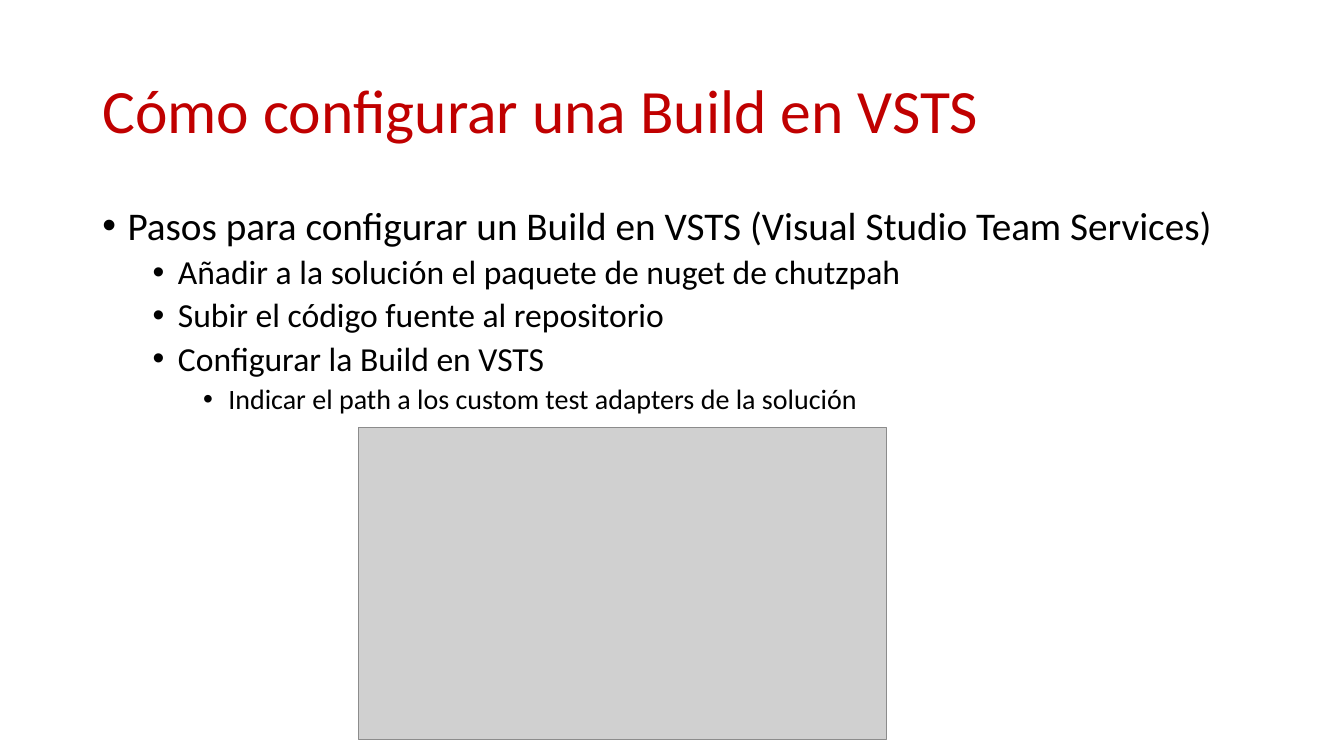
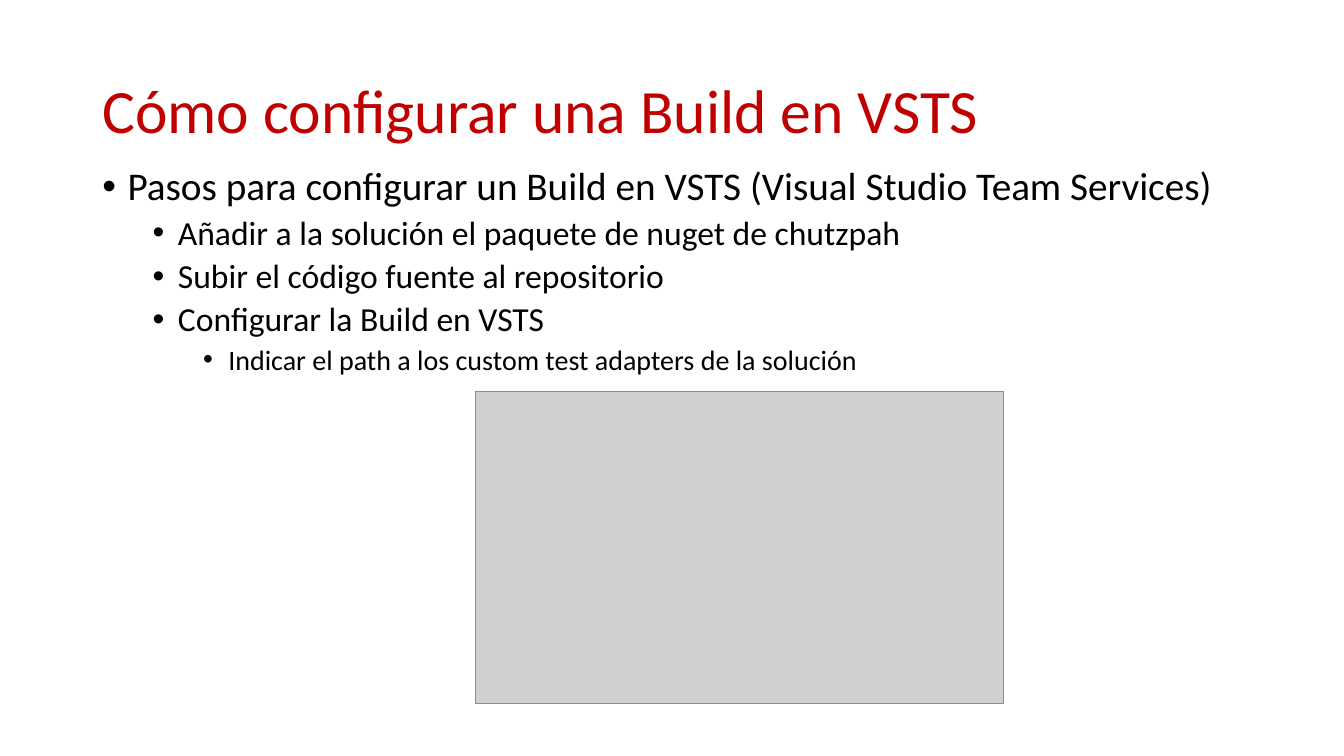
Before and after one commit to ericuss/TDD-Miercolex-Tokiota, a slide deck: slide 19 of Documentacion/jasmine.pptx (slide 15 before the commit). Drawn at 1344x756 pixels with LibreOffice and Linux fonts; fonts in the diff are those of the drawing; grey boxes stand for pictures; background and template pictures are left out. Boxes give left, top, right and bottom in pixels: in the first picture for what was removed or moved away, otherwise in the second. Text is boxed around its words. In the diff, an @@ line names an element or a change of style, - is before the commit and + after.

```diff
--- a/Documentacion/jasmine.pptx
+++ b/Documentacion/jasmine.pptx
@@ text "Pasos para configurar un Build ...": place and size @@
-text "Pasos para configurar un Build ..." at box(128, 211, 1211, 414)
+text "Pasos para configurar un Build ..." at box(128, 171, 1211, 375)
@@ picture: place and size @@
-picture at box(358, 427, 886, 739)
+picture at box(476, 392, 1004, 704)
```
Also in this commit, not shown: 4 other slides changed, 6 slides added, 2 slides removed, 1 other file.
